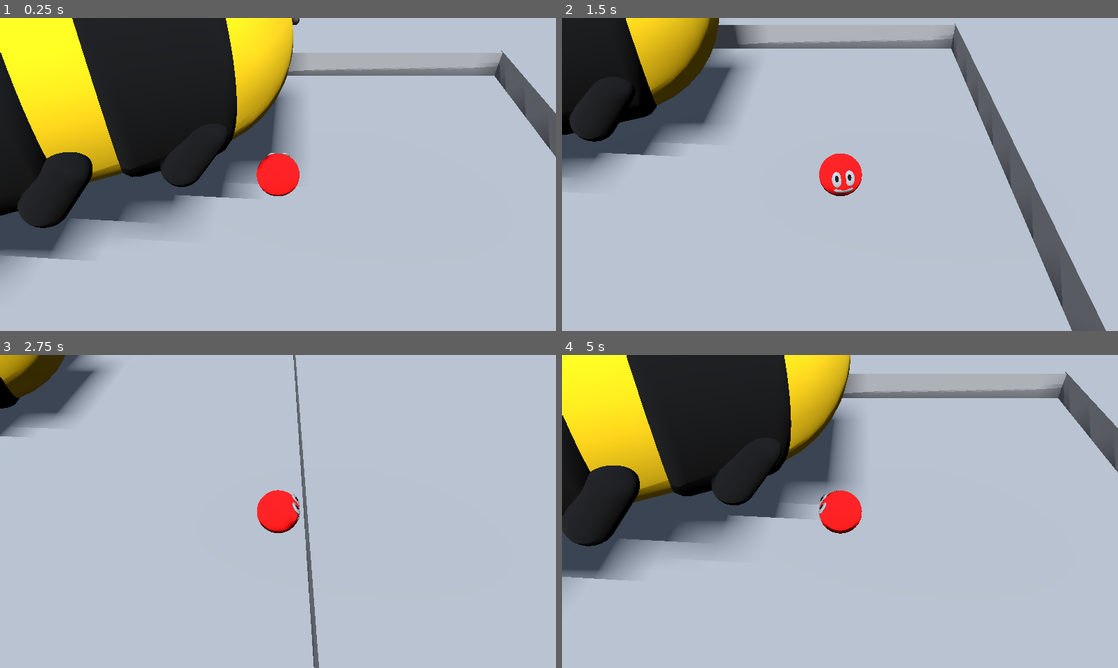
Above: before the commit, frames 1-4 (two rows, left to right).
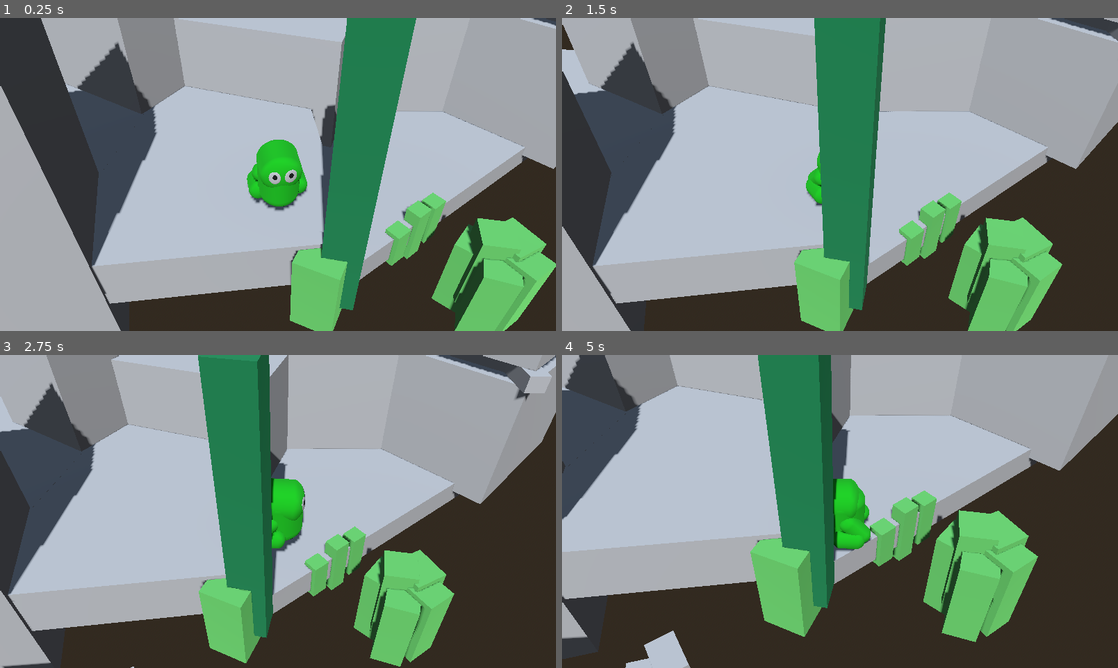
Above: after the commit, the same moments.

Repository: melonboyo/entomo
Game: Godot game, scene res://Scenes/Testing/FrogTesting.tscn
Same seed, same stepped clock (60 frames per second), same inputs: the game is played once before the commit and once after it.
Inputs:
- Up to frame 1 (0.25 s): no input
- Up to frame 2 (1.5 s): hold D (move_right) 0.53-1.28 s; tap Space (move_jump) at 0.6, 0.77, 1.07 s; hold S (move_backward) from 1.28 s (still down); tap E (interact) at 1.35 s
- Up to frame 3 (2.75 s): tap Space (move_jump) at 1.52, 1.55, 1.82, 2.3 s; release S (move_backward) at 2.03 s; hold D (move_right) from 2.03 s (still down); tap Q (special_ability) at 2.1 s
- Up to frame 4 (5 s): release D (move_right) at 2.78 s; hold W (move_forward) 2.78-3.53 s; tap Space (move_jump) at 2.85, 3.02, 3.32, 3.77, 3.8, 4.07, 4.52, 4.55, 4.82 s; hold A (move_left) from 3.53 s (still down); tap E (interact) at 3.6 s; tap Q (special_ability) at 4.35 s

The runs differ from the first frame. In frame 1, 83% of the frame differs, in the area x 0-100%, y 0-100%; in frame 2, 75%; in frame 3, 79%; in frame 4, 88%.
Error before the commit: Invalid call. Nonexistent function 'handleSpecialAbility' in base 'CharacterBody3D (Parasite)'. (res://GameStateManager/GameStateManager.gd:46)
Error after the commit: Invalid call. Nonexistent function 'handleSpecialAbility' in base 'CharacterBody3D (Frog.gd)'. (res://GameStateManager/GameStateManager.gd:46)

Commit message:
Change Frog level and the frog itself

Diff:
--- a/Characters/Bumblebee/Bumblebee.tscn
+++ b/Characters/Bumblebee/Bumblebee.tscn
@@ -28,11 +28,11 @@
 script = ExtResource("2_70g27")
 gravityMultiplier = 2
 flyingSpeed = 15
-maxFlyingStamina = 12
+maxFlyingStamina = 14
 rotationSpeed = 5
 SPEED = 10.0
 JUMP_VELOCITY = 7.0
-CAMERA_SIZE = 50
+CAMERA_SIZE = 75
 
 [node name="CollisionShape3D" parent="." index="0"]
 transform = Transform3D(6, 0, 0, 0, -2.62268e-07, 6, 0, -6, -2.62268e-07, 0.010582, 3, 0.0199842)
--- a/Characters/Frog/Frog.gd
+++ b/Characters/Frog/Frog.gd
@@ -9,6 +9,7 @@
 @export var rotationSpeed = 5
 @export var airborneMovementControl = 0.5;
 @export var minJumpVelocity = 20
+@export var jumpForwardVelocity = 60
 
 # Overrides the handleMove method of GenericCharacterController
 func handleMove(input_dir: Vector2, camera_basis: Basis, delta: float) -> void:
@@ -17,8 +18,9 @@
 	currentMovementDirection = direction
 
 	if is_on_floor() and velocity.y <= 0:
-		if isJumpButtonDown == true and direction and isChargingJump == false and currentJumpVelocityPercentage < 0.1:
-			jump(minJumpVelocity, direction)
+		if direction and !isChargingJump:
+			velocity.x = direction.x * SPEED
+			velocity.z = direction.z * SPEED
 		else:
 			velocity.x = 0
 			velocity.z = 0
@@ -30,9 +32,9 @@
 			velocity.z += direction.z * s * delta
 
 		var xzPlaneVelocityMagnitude = Vector2(velocity.x, velocity.z).length()
-		if Vector2(velocity.x, velocity.z).length() > SPEED:
-			velocity.x = velocity.x / xzPlaneVelocityMagnitude * SPEED
-			velocity.z = velocity.z / xzPlaneVelocityMagnitude * SPEED
+		if Vector2(velocity.x, velocity.z).length() > jumpForwardVelocity:
+			velocity.x = velocity.x / xzPlaneVelocityMagnitude * jumpForwardVelocity
+			velocity.z = velocity.z / xzPlaneVelocityMagnitude * jumpForwardVelocity
 
 	# Rotation
 	if(input_dir != Vector2.ZERO):
@@ -45,13 +47,10 @@
 			currentJumpVelocityPercentage = 1
 
 func jumpButtonPressed() -> void:
-	isJumpButtonDown = true;
-	if is_on_floor():
-		currentJumpVelocityPercentage = 0
-		isChargingJump = true
+	currentJumpVelocityPercentage = 0
+	isChargingJump = true
 
 func jumpButtonReleased() -> void:
-	isJumpButtonDown = false;
 	if(isChargingJump and is_on_floor()):
 		jump(
 			(currentJumpVelocityPercentage * JUMP_VELOCITY + minJumpVelocity) / (JUMP_VELOCITY + minJumpVelocity) * JUMP_VELOCITY,
@@ -59,8 +58,8 @@
 		)
 
 func jump(jumpSpeed: float, direction: Vector3) -> void:
-	velocity.x = direction.x * SPEED
-	velocity.z = direction.z * SPEED
+	velocity.x = direction.x * jumpForwardVelocity
+	velocity.z = direction.z * jumpForwardVelocity
 	velocity.y = jumpSpeed
 	currentJumpVelocityPercentage = 0
 	isChargingJump = false
--- a/Characters/Frog/Frog.tscn
+++ b/Characters/Frog/Frog.tscn
@@ -25,62 +25,66 @@
 gravityMultiplier = 18
 rotationSpeed = 5
 airborneMovementControl = 0.75
-minJumpVelocity = 75
-SPEED = 45.0
-JUMP_VELOCITY = 220.0
+minJumpVelocity = 50
+jumpForwardVelocity = 45
+SPEED = 30.0
+JUMP_VELOCITY = 200.0
 CAMERA_SIZE = 350
 
 [node name="CollisionShape3D" parent="." index="0"]
-transform = Transform3D(50, 0, 0, 0, 50, 0, 0, 0, 50, 0, 0, 0)
+transform = Transform3D(40, 0, 0, 0, 40, 0, 0, 0, 40, 0.00323399, 0.0752921, -0.11451)
 shape = SubResource("CapsuleShape3D_y8obc")
 
 [node name="MeshInstance3D" type="MeshInstance3D" parent="." index="1"]
-transform = Transform3D(42.7508, 0, 0, 0, 32.3318, 0, 0, 0, 50, 0, 0, 0)
+transform = Transform3D(34.2006, 0, 0, 0, 25.8654, 0, 0, 0, 40, 0.00323399, 0.0752921, -0.11451)
 mesh = SubResource("CapsuleMesh_5u6ia")
 surface_material_override/0 = SubResource("StandardMaterial3D_18gbl")
 
 [node name="RightEye" type="MeshInstance3D" parent="." index="2"]
-transform = Transform3D(-0.466158, 0.290285, -11.7731, 0.141814, 14.245, 1.89176e-07, -1.73972, 1.08336, 3.1546, -7.8449, 18.857, -24.763)
+transform = Transform3D(-0.351354, 0.236899, -9.9904, 0.106889, 11.6248, -9.31106e-07, -1.31127, 0.884122, 2.67693, -6.27269, 15.1609, -19.9249)
 mesh = SubResource("SphereMesh_27fm2")
 
 [node name="RightPupil" type="MeshInstance3D" parent="RightEye" index="0"]
-transform = Transform3D(0.436916, -0.0440875, 0, 0.0477189, 0.403667, 0, 2.66454e-15, 0, 0.370559, 0.465785, 0.0768955, 0.00651431)
+transform = Transform3D(0.436916, -0.0440875, -2.23322e-15, 0.0477189, 0.403667, -2.43907e-16, 2.66454e-15, -1.50479e-22, 0.370559, 0.465785, 0.0768955, 0.00651431)
 mesh = SubResource("SphereMesh_27fm2")
 surface_material_override/0 = SubResource("StandardMaterial3D_7bo2u")
 
 [node name="LeftEye" type="MeshInstance3D" parent="." index="3"]
-transform = Transform3D(0.466157, -0.290285, -11.7731, 0.141814, 14.245, 1.76274e-07, -1.73972, 1.08336, -3.1546, 7.8563, 18.857, -24.763)
+transform = Transform3D(0.389589, -0.234982, -9.00702, 0.118521, 11.5307, 4.48342e-07, -1.45397, 0.876966, -2.41343, 6.28827, 15.1609, -19.9249)
 mesh = SubResource("SphereMesh_27fm2")
 
 [node name="RightPupil" type="MeshInstance3D" parent="LeftEye" index="0"]
-transform = Transform3D(0.436916, -0.0440875, 0, 0.0477189, 0.403667, 0, 2.66454e-15, 0, 0.370559, 0.465785, 0.0768955, 0.0293676)
+transform = Transform3D(0.436916, -0.0440875, -2.23322e-15, 0.0477189, 0.403667, -2.43907e-16, 2.66454e-15, -1.50479e-22, 0.370559, 0.465785, 0.0768955, 0.0293676)
 mesh = SubResource("SphereMesh_27fm2")
 surface_material_override/0 = SubResource("StandardMaterial3D_7bo2u")
 
 [node name="MeshInstance3D2" type="MeshInstance3D" parent="." index="4"]
-transform = Transform3D(19.068, 0, 0, 0, 12.5879, 14.1651, 0, -11.0654, 16.1142, 16.4359, -7.695, 14.5868)
+transform = Transform3D(15.2544, 0, 0, 0, 12.1095, 10.4479, 0, -10.6449, 11.8854, 13.152, -6.08071, 11.5549)
 mesh = SubResource("CapsuleMesh_5u6ia")
 surface_material_override/0 = SubResource("StandardMaterial3D_18gbl")
 
 [node name="MeshInstance3D4" type="MeshInstance3D" parent="." index="5"]
-transform = Transform3D(19.068, 0, 0, 0, 0.767588, 21.4325, 0, -16.7424, 0.982613, 21.4481, -17.4304, 8.74923)
+transform = Transform3D(15.2544, 0, 0, 0, 0.608605, 17.3076, 0, -13.2747, 0.7935, 17.1617, -13.869, 6.88487)
 mesh = SubResource("CapsuleMesh_5u6ia")
 surface_material_override/0 = SubResource("StandardMaterial3D_18gbl")
 
 [node name="MeshInstance3D3" type="MeshInstance3D" parent="." index="6"]
-transform = Transform3D(19.068, 0, 0, 0, 12.5879, 14.1651, 0, -11.0654, 16.1142, -16.436, -7.695, 14.5866)
+transform = Transform3D(15.2544, 0, 0, 0, 12.1095, 10.4479, 0, -10.6449, 11.8854, -13.1456, -6.08071, 11.5548)
 mesh = SubResource("CapsuleMesh_5u6ia")
 surface_material_override/0 = SubResource("StandardMaterial3D_18gbl")
 
 [node name="MeshInstance3D5" type="MeshInstance3D" parent="." index="7"]
-transform = Transform3D(19.068, 0, 0, 0, 0.767588, 21.4325, 0, -16.7424, 0.982613, -21.2977, -17.43, 8.74568)
+transform = Transform3D(15.2544, 0, 0, 0, 0.608605, 17.3076, 0, -13.2747, 0.7935, -17.0349, -13.8687, 6.88203)
 mesh = SubResource("CapsuleMesh_5u6ia")
 surface_material_override/0 = SubResource("StandardMaterial3D_18gbl")
 
 [node name="MeshInstance3D6" type="MeshInstance3D" parent="." index="8"]
-transform = Transform3D(42.095, 0, 0, 0, -0.697379, 41.1392, 0, -23.0495, -1.2447, 0, 16.301, -2.8678)
+transform = Transform3D(33.676, 0, 0, 0, -0.561343, 32.716, 0, -18.5533, -0.989849, 0.00323399, 13.1161, -2.40875)
 mesh = SubResource("CapsuleMesh_5u6ia")
 surface_material_override/0 = SubResource("StandardMaterial3D_18gbl")
+
+[node name="Area3D" parent="." index="9"]
+transform = Transform3D(0.8, 0, 0, 0, 0.8, 0, 0, 0, 0.8, 0.00323399, 0.0752921, -0.11451)
 
 [node name="CollisionShape3D" parent="Area3D" index="0"]
 transform = Transform3D(70, 0, 0, 0, 70, 0, 0, 0, 70, 0, 0, 0)
--- a/Scenes/Testing/FrogTesting.tscn
+++ b/Scenes/Testing/FrogTesting.tscn
@@ -17,13 +17,6 @@
 [sub_resource type="StandardMaterial3D" id="StandardMaterial3D_xjrsj"]
 albedo_color = Color(0.0509804, 0.388235, 0.223529, 1)
 
-[sub_resource type="CylinderShape3D" id="CylinderShape3D_ic8u7"]
-
-[sub_resource type="CylinderMesh" id="CylinderMesh_w7viq"]
-
-[sub_resource type="StandardMaterial3D" id="StandardMaterial3D_vqri3"]
-albedo_color = Color(1, 0.301961, 0.109804, 1)
-
 [sub_resource type="StandardMaterial3D" id="StandardMaterial3D_r0k5d"]
 albedo_color = Color(0.317246, 0.608569, 0.303815, 1)
 
@@ -39,20 +32,21 @@
 [node name="Scene" type="Node3D"]
 
 [node name="GameStateManager" parent="." node_paths=PackedStringArray("currentPossessedCreature", "camera") instance=ExtResource("1_8ysjd")]
-currentPossessedCreature = NodePath("../Parasite")
+currentPossessedCreature = NodePath("../Frog")
 camera = NodePath("../CameraRoot/RotationRoot/Camera3D")
 
 [node name="Parasite" parent="." instance=ExtResource("2_q2sb5")]
-transform = Transform3D(1, 0, 0, 0, 1, 0, 0, 0, 1, 2.07687, 1.8717, -1.1441)
+transform = Transform3D(1, 0, 0, 0, 1, 0, 0, 0, 1, 8.07687, 1.08288, 5.8559)
 
 [node name="Bumblebee" parent="." instance=ExtResource("5_fmgv7")]
 transform = Transform3D(0.421448, 0, -0.906853, 0, 1, 0, 0.906853, 0, 0.421448, -3.24928, 0.504695, -3.09863)
 
 [node name="Frog" parent="." instance=ExtResource("7_e6qut")]
 transform = Transform3D(-0.985019, 0, -0.172445, 0, 1, 0, 0.172445, 0, -0.985019, 147.681, 41.5512, -181.045)
+jumpForwardVelocity = 60
 
 [node name="Bumblebee2" parent="." instance=ExtResource("5_fmgv7")]
-transform = Transform3D(-0.998039, 0.000304902, 0.0626012, 0.000320083, 1, 0.000232655, -0.0626012, 0.000252223, -0.998039, 202.758, 200.209, -363.188)
+transform = Transform3D(-0.952056, 0.000304902, -0.305926, 0.000213112, 1, 0.000333422, 0.305926, 0.000252223, -0.952056, -4.6342, 200.211, -119.548)
 
 [node name="DirectionalLight3D" type="DirectionalLight3D" parent="."]
 transform = Transform3D(0.998626, 0.0130416, -0.050757, 0.0284047, 0.67923, 0.733376, 0.0440401, -0.73381, 0.677926, -0.00180054, 10.4981, 31.7402)
@@ -161,7 +155,7 @@
 surface_material_override/0 = SubResource("StandardMaterial3D_bfhb2")
 
 [node name="StaticBody3D11" type="StaticBody3D" parent="StaticGeometry"]
-transform = Transform3D(15.8225, 0, 1.71791, 0, 49.7457, 0, -1.91837, 0, 14.1691, 19.2121, -8.6289, -249.966)
+transform = Transform3D(9.83729, 0, 1.71791, 0, 49.7457, 0, -1.1927, 0, 14.1691, 84.9107, -8.6289, -257.932)
 
 [node name="CollisionShape3D" type="CollisionShape3D" parent="StaticGeometry/StaticBody3D11"]
 transform = Transform3D(21.1851, 0, 0, 0, 1.00939, 0, 0, 0, 19.3849, 0, 0, 0)
@@ -182,28 +176,6 @@
 transform = Transform3D(21.1851, 0, 0, 0, 1.00939, 0, 0, 0, 19.3849, 0, 0, 0)
 mesh = SubResource("BoxMesh_r6fp7")
 
-[node name="StaticBody3D13" type="StaticBody3D" parent="StaticGeometry"]
-transform = Transform3D(8.94094, 0, -0.838941, 0, 100, 0, 0.568624, 0, 13.1914, -73.926, 47.8507, -292.029)
-
-[node name="CollisionShape3D" type="CollisionShape3D" parent="StaticGeometry/StaticBody3D13"]
-transform = Transform3D(21.1851, 0, 0, 0, 1.00939, 0, 0, 0, 19.3849, 0, 0, 0)
-shape = SubResource("BoxShape3D_2cuf7")
-
-[node name="MeshInstance3D" type="MeshInstance3D" parent="StaticGeometry/StaticBody3D13"]
-transform = Transform3D(21.1851, 0, 0, 0, 1.00939, 0, 0, 0, 19.3849, 0, 0, 0)
-mesh = SubResource("BoxMesh_r6fp7")
-
-[node name="StaticBody3D14" type="StaticBody3D" parent="StaticGeometry"]
-transform = Transform3D(2.85311, 0, 12.5298, 0, 80, 0, -8.49255, 0, 4.20944, 117.128, 159.836, -440.546)
-
-[node name="CollisionShape3D" type="CollisionShape3D" parent="StaticGeometry/StaticBody3D14"]
-transform = Transform3D(21.1851, 0, 0, 0, 1.00939, 0, 0, 0, 19.3849, 0, 0, 0)
-shape = SubResource("BoxShape3D_2cuf7")
-
-[node name="MeshInstance3D" type="MeshInstance3D" parent="StaticGeometry/StaticBody3D14"]
-transform = Transform3D(21.1851, 0, 0, 0, 1.00939, 0, 0, 0, 19.3849, 0, 0, 0)
-mesh = SubResource("BoxMesh_r6fp7")
-
 [node name="StaticBody3D15" type="StaticBody3D" parent="StaticGeometry"]
 transform = Transform3D(-1.44695, 0, 0.281583, 0, 250, 0, -0.301361, 0, -1.35199, 198.354, 73.91, -130.852)
 
@@ -224,33 +196,11 @@
 shape = SubResource("BoxShape3D_2cuf7")
 
 [node name="MeshInstance3D" type="MeshInstance3D" parent="StaticGeometry/StaticBody3D16"]
-transform = Transform3D(21.1851, 0, 0, 0, 1.00939, 0, 0, 0, 19.3849, 0, 0, 0)
-mesh = SubResource("BoxMesh_r6fp7")
-
-[node name="StaticBody3D17" type="StaticBody3D" parent="StaticGeometry"]
-transform = Transform3D(2.5678, 0, 11.9442, 0, 28.8, 0, -7.6433, 0, 4.0127, 114.141, 109.513, -451.277)
-
-[node name="CollisionShape3D" type="CollisionShape3D" parent="StaticGeometry/StaticBody3D17"]
-transform = Transform3D(21.1851, 0, 0, 0, 1.00939, 0, 0, 0, 19.3849, 0, 0, 0)
-shape = SubResource("BoxShape3D_2cuf7")
-
-[node name="MeshInstance3D" type="MeshInstance3D" parent="StaticGeometry/StaticBody3D17"]
-transform = Transform3D(21.1851, 0, 0, 0, 1.00939, 0, 0, 0, 19.3849, 0, 0, 0)
-mesh = SubResource("BoxMesh_r6fp7")
-
-[node name="StaticBody3D18" type="StaticBody3D" parent="StaticGeometry"]
-transform = Transform3D(0.542152, 0, 3.4589, 0, 28.8, 0, -1.61377, 0, 1.16203, 4.42958, 109.513, -397.226)
-
-[node name="CollisionShape3D" type="CollisionShape3D" parent="StaticGeometry/StaticBody3D18"]
-transform = Transform3D(21.1851, 0, 0, 0, 1.00939, 0, 0, 0, 19.3849, 0, 0, 0)
-shape = SubResource("BoxShape3D_2cuf7")
-
-[node name="MeshInstance3D" type="MeshInstance3D" parent="StaticGeometry/StaticBody3D18"]
-transform = Transform3D(21.1851, 0, 0, 0, 1.00939, 0, 0, 0, 19.3849, 0, 0, 0)
+transform = Transform3D(21.1851, 0, 0, 0, 1.00939, 0, 0, 0, 19.3849, 0, -0.0441961, 0)
 mesh = SubResource("BoxMesh_r6fp7")
 
 [node name="StaticBody3D19" type="StaticBody3D" parent="StaticGeometry"]
-transform = Transform3D(-0.0262713, 0, 13.2179, 0, 266.408, 0, -8.95896, 0, -0.0387598, 311.215, 254.567, -479.333)
+transform = Transform3D(-0.0262713, 0, 13.2179, 0, 266.408, 0, -8.95896, 0, -0.0387598, 360.121, 254.567, -479.476)
 
 [node name="CollisionShape3D" type="CollisionShape3D" parent="StaticGeometry/StaticBody3D19"]
 transform = Transform3D(21.1851, 0, 0, 0, 1.00939, 0, 0, 0, 19.3849, 0, 0, 0)
@@ -261,18 +211,18 @@
 mesh = SubResource("BoxMesh_r6fp7")
 
 [node name="StaticBody3D20" type="StaticBody3D" parent="StaticGeometry"]
-transform = Transform3D(-0.0262708, 0, 13.2179, 0, 144, 0, -8.95896, 0, -0.0387589, 311.215, 30.8356, -479.333)
+transform = Transform3D(-0.0262708, 0, 13.2179, 0, 144, 0, -8.95896, 0, -0.0387589, 361.284, 30.8356, -479.48)
 
 [node name="CollisionShape3D" type="CollisionShape3D" parent="StaticGeometry/StaticBody3D20"]
 transform = Transform3D(21.1851, 0, 0, 0, 1.00939, 0, 0, 0, 19.3849, 0, 0, 0)
 shape = SubResource("BoxShape3D_2cuf7")
 
 [node name="MeshInstance3D" type="MeshInstance3D" parent="StaticGeometry/StaticBody3D20"]
-transform = Transform3D(21.1851, 0, 0, 0, 1.00939, 0, 0, 0, 19.3849, 0, 0, 0)
+transform = Transform3D(21.1851, 0, 0, 0, 1.00939, 0, -3.72529e-09, 0, 19.3849, 0.00230789, -0.00365452, -0.0418415)
 mesh = SubResource("BoxMesh_r6fp7")
 
 [node name="StaticBody3D21" type="StaticBody3D" parent="StaticGeometry"]
-transform = Transform3D(-0.0236436, 0, 12.6002, 0, 28.8, 0, -8.06306, 0, -0.0369488, 304.938, 109.513, -488.535)
+transform = Transform3D(-0.0236436, 0, 12.6002, 0, 28.8, 0, -8.06306, 0, -0.0369488, 355.339, 109.513, -488.683)
 
 [node name="CollisionShape3D" type="CollisionShape3D" parent="StaticGeometry/StaticBody3D21"]
 transform = Transform3D(21.1851, 0, 0, 0, 1.00939, 0, 0, 0, 19.3849, 0, 0, 0)
@@ -283,7 +233,7 @@
 mesh = SubResource("BoxMesh_r6fp7")
 
 [node name="StaticBody3D22" type="StaticBody3D" parent="StaticGeometry"]
-transform = Transform3D(8.64689, 0, 3.4585, 0, 266.408, 0, -2.34413, 0, 12.7575, 475.701, 254.567, -417.586)
+transform = Transform3D(6.31636, 0, 9.3739, 0, 266.408, 0, -6.35352, 0, 9.31907, 434.514, 254.567, -442.389)
 
 [node name="CollisionShape3D" type="CollisionShape3D" parent="StaticGeometry/StaticBody3D22"]
 transform = Transform3D(21.1851, 0, 0, 0, 1.00939, 0, 0, 0, 19.3849, 0, 0, 0)
@@ -294,7 +244,7 @@
 mesh = SubResource("BoxMesh_r6fp7")
 
 [node name="StaticBody3D23" type="StaticBody3D" parent="StaticGeometry"]
-transform = Transform3D(8.64689, 0, 3.45849, 0, 144, 0, -2.34412, 0, 12.7575, 475.701, 30.8356, -417.586)
+transform = Transform3D(6.31637, 0, 9.37389, 0, 144, 0, -6.35351, 0, 9.31907, 434.514, 30.8356, -442.389)
 
 [node name="CollisionShape3D" type="CollisionShape3D" parent="StaticGeometry/StaticBody3D23"]
 transform = Transform3D(21.1851, 0, 0, 0, 1.00939, 0, 0, 0, 19.3849, 0, 0, 0)
@@ -305,24 +255,13 @@
 mesh = SubResource("BoxMesh_r6fp7")
 
 [node name="StaticBody3D24" type="StaticBody3D" parent="StaticGeometry"]
-transform = Transform3D(7.7822, 0, 3.29685, 0, 28.8, 0, -2.10971, 0, 12.1613, 482.965, 109.513, -426.03)
+transform = Transform3D(5.68473, 0, 8.93581, 0, 28.8, 0, -5.71816, 0, 8.88357, 436.583, 109.513, -453.334)
 
 [node name="CollisionShape3D" type="CollisionShape3D" parent="StaticGeometry/StaticBody3D24"]
 transform = Transform3D(21.1851, 0, 0, 0, 1.00939, 0, 0, 0, 19.3849, 0, 0, 0)
 shape = SubResource("BoxShape3D_2cuf7")
 
 [node name="MeshInstance3D" type="MeshInstance3D" parent="StaticGeometry/StaticBody3D24"]
-transform = Transform3D(21.1851, 0, 0, 0, 1.00939, 0, 0, 0, 19.3849, 0, 0, 0)
-mesh = SubResource("BoxMesh_r6fp7")
-
-[node name="StaticBody3D25" type="StaticBody3D" parent="StaticGeometry"]
-transform = Transform3D(-0.0262743, 0, 2.40918, 0, 28.8, 0, -8.96021, 0, -0.00706468, 304.938, 111.874, -427.752)
-
-[node name="CollisionShape3D" type="CollisionShape3D" parent="StaticGeometry/StaticBody3D25"]
-transform = Transform3D(21.1851, 0, 0, 0, 1.00939, 0, 0, 0, 19.3849, 0, 0, 0)
-shape = SubResource("BoxShape3D_2cuf7")
-
-[node name="MeshInstance3D" type="MeshInstance3D" parent="StaticGeometry/StaticBody3D25"]
 transform = Transform3D(21.1851, 0, 0, 0, 1.00939, 0, 0, 0, 19.3849, 0, 0, 0)
 mesh = SubResource("BoxMesh_r6fp7")
 
@@ -338,17 +277,16 @@
 mesh = SubResource("BoxMesh_r6fp7")
 surface_material_override/0 = SubResource("StandardMaterial3D_bfhb2")
 
-[node name="StaticBody3D27" type="StaticBody3D" parent="StaticGeometry"]
-transform = Transform3D(0.00544104, 0, 2.11023, 0, 1.32594, 0, 1.85553, 0, -0.00618804, 304.938, 127.146, -358.363)
-
-[node name="CollisionShape3D" type="CollisionShape3D" parent="StaticGeometry/StaticBody3D27"]
-transform = Transform3D(21.1851, 0, 0, 0, 1.00939, 0, 0, 0, 19.3849, 0, 0, 0)
-shape = SubResource("CylinderShape3D_ic8u7")
-
-[node name="MeshInstance3D" type="MeshInstance3D" parent="StaticGeometry/StaticBody3D27"]
-transform = Transform3D(21.1851, 0, 0, 0, 1.00939, 0, 0, 0, 19.3849, 0, 0, 0)
-mesh = SubResource("CylinderMesh_w7viq")
-surface_material_override/0 = SubResource("StandardMaterial3D_vqri3")
+[node name="StaticBody3D25" type="StaticBody3D" parent="StaticGeometry"]
+transform = Transform3D(-0.00361896, 0, 0.603988, 0, 17.6851, 0, -1.23416, 0, -0.00177113, 309.898, 111.247, -397.057)
+
+[node name="CollisionShape3D" type="CollisionShape3D" parent="StaticGeometry/StaticBody3D25"]
+transform = Transform3D(21.1851, 0, 0, 0, 1.00939, 0, 0, 0, 19.3849, 0, 0, 0)
+shape = SubResource("BoxShape3D_2cuf7")
+
+[node name="MeshInstance3D" type="MeshInstance3D" parent="StaticGeometry/StaticBody3D25"]
+transform = Transform3D(20.4537, 0, 0, 0, 1.00939, 0, 0, 0, 19.3849, 0, 0, 0)
+mesh = SubResource("BoxMesh_r6fp7")
 
 [node name="StaticBody3D28" type="StaticBody3D" parent="StaticGeometry"]
 transform = Transform3D(0.721266, 0, 1.77925, 0, 83.4823, 0, -1.57618, 0, 0.814191, 182.806, -29.9549, -125.366)
@@ -469,6 +407,50 @@
 mesh = SubResource("BoxMesh_r6fp7")
 surface_material_override/0 = SubResource("StandardMaterial3D_r0k5d")
 
+[node name="StaticBody3D17" type="StaticBody3D" parent="StaticGeometry"]
+transform = Transform3D(-1.32111, 0, 6.31628, 0, 300, 0, -5.04581, 0, -1.65375, -63.4607, 48.166, -143.213)
+
+[node name="CollisionShape3D" type="CollisionShape3D" parent="StaticGeometry/StaticBody3D17"]
+transform = Transform3D(21.1851, 0, 0, 0, 1.00939, 0, 0, 0, 19.3849, 0, 0, 0)
+shape = SubResource("BoxShape3D_2cuf7")
+
+[node name="MeshInstance3D" type="MeshInstance3D" parent="StaticGeometry/StaticBody3D17"]
+transform = Transform3D(21.1851, 0, 0, 0, 1.00939, 0, 0, 0, 19.3849, 0, 0, 0)
+mesh = SubResource("BoxMesh_r6fp7")
+
+[node name="StaticBody3D18" type="StaticBody3D" parent="StaticGeometry"]
+transform = Transform3D(-5.09019, 0, 3.41159, 0, 300, 0, -3.11939, 0, -5.56698, -20.2942, 48.166, -394.597)
+
+[node name="CollisionShape3D" type="CollisionShape3D" parent="StaticGeometry/StaticBody3D18"]
+transform = Transform3D(21.1851, 0, 0, 0, 1.00939, 0, 0, 0, 19.3849, 0, 0, 0)
+shape = SubResource("BoxShape3D_2cuf7")
+
+[node name="MeshInstance3D" type="MeshInstance3D" parent="StaticGeometry/StaticBody3D18"]
+transform = Transform3D(21.1851, 0, 0, 0, 1.00939, 0, 0, 0, 19.3849, 0, 0, 0)
+mesh = SubResource("BoxMesh_r6fp7")
+
+[node name="StaticBody3D13" type="StaticBody3D" parent="StaticGeometry"]
+transform = Transform3D(2.39353, 0, 14.0665, 0, 49.7457, 0, -13.9208, 0, 2.41858, -138.642, -8.62887, -303.827)
+
+[node name="CollisionShape3D" type="CollisionShape3D" parent="StaticGeometry/StaticBody3D13"]
+transform = Transform3D(21.1851, 0, 0, 0, 1.00939, 0, 0, 0, 19.3849, 0, 0, 0)
+shape = SubResource("BoxShape3D_2cuf7")
+
+[node name="MeshInstance3D" type="MeshInstance3D" parent="StaticGeometry/StaticBody3D13"]
+transform = Transform3D(21.1851, 0, 0, 0, 1.00939, 0, 0, 0, 19.3849, 0, 0, 0)
+mesh = SubResource("BoxMesh_r6fp7")
+
+[node name="StaticBody3D27" type="StaticBody3D" parent="StaticGeometry"]
+transform = Transform3D(-0.00795607, 0, 1.00161, 0, 16.5407, 0, -2.71322, 0, -0.00293712, 458.898, 111.866, -301.657)
+
+[node name="CollisionShape3D" type="CollisionShape3D" parent="StaticGeometry/StaticBody3D27"]
+transform = Transform3D(21.1851, 0, 0, 0, 1.00939, 0, 0, 0, 19.3849, 0, 0, 0)
+shape = SubResource("BoxShape3D_2cuf7")
+
+[node name="MeshInstance3D" type="MeshInstance3D" parent="StaticGeometry/StaticBody3D27"]
+transform = Transform3D(20.4537, 0, 0, 0, 1.00939, 0, 0, 0, 19.3849, 0, 0, 0)
+mesh = SubResource("BoxMesh_r6fp7")
+
 [node name="WorldEnvironment" type="WorldEnvironment" parent="."]
 environment = SubResource("Environment_r4kk1")
 
@@ -479,7 +461,7 @@
 
 [node name="CameraRoot" type="Node3D" parent="." node_paths=PackedStringArray("camera", "game_state_machine")]
 process_priority = 1
-transform = Transform3D(1, 0, 0, 0, 1, 0, 0, 0, 1, -2.16028, 1.55166, 2.964)
+transform = Transform3D(1.00045, 0, 0, 0, 1.00045, 0, 0, 0, 1.00045, -2.16028, 1.55166, 2.964)
 script = ExtResource("6_o56cv")
 camera = NodePath("RotationRoot/Camera3D")
 game_state_machine = NodePath("../GameStateManager")
Not shown: 1 places in Scenes/Testing/FrogTesting.tscn that only renumber resources
